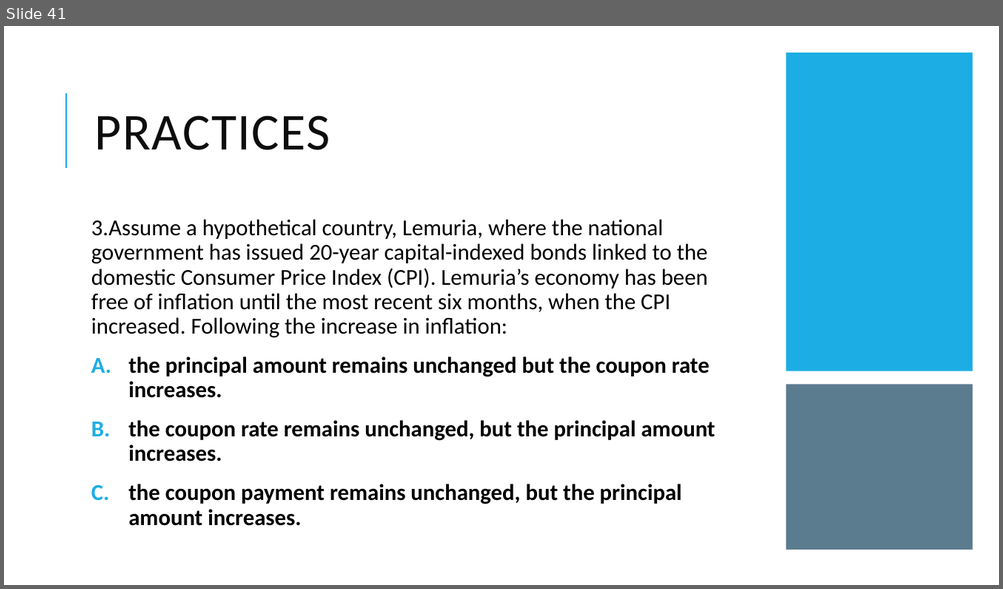
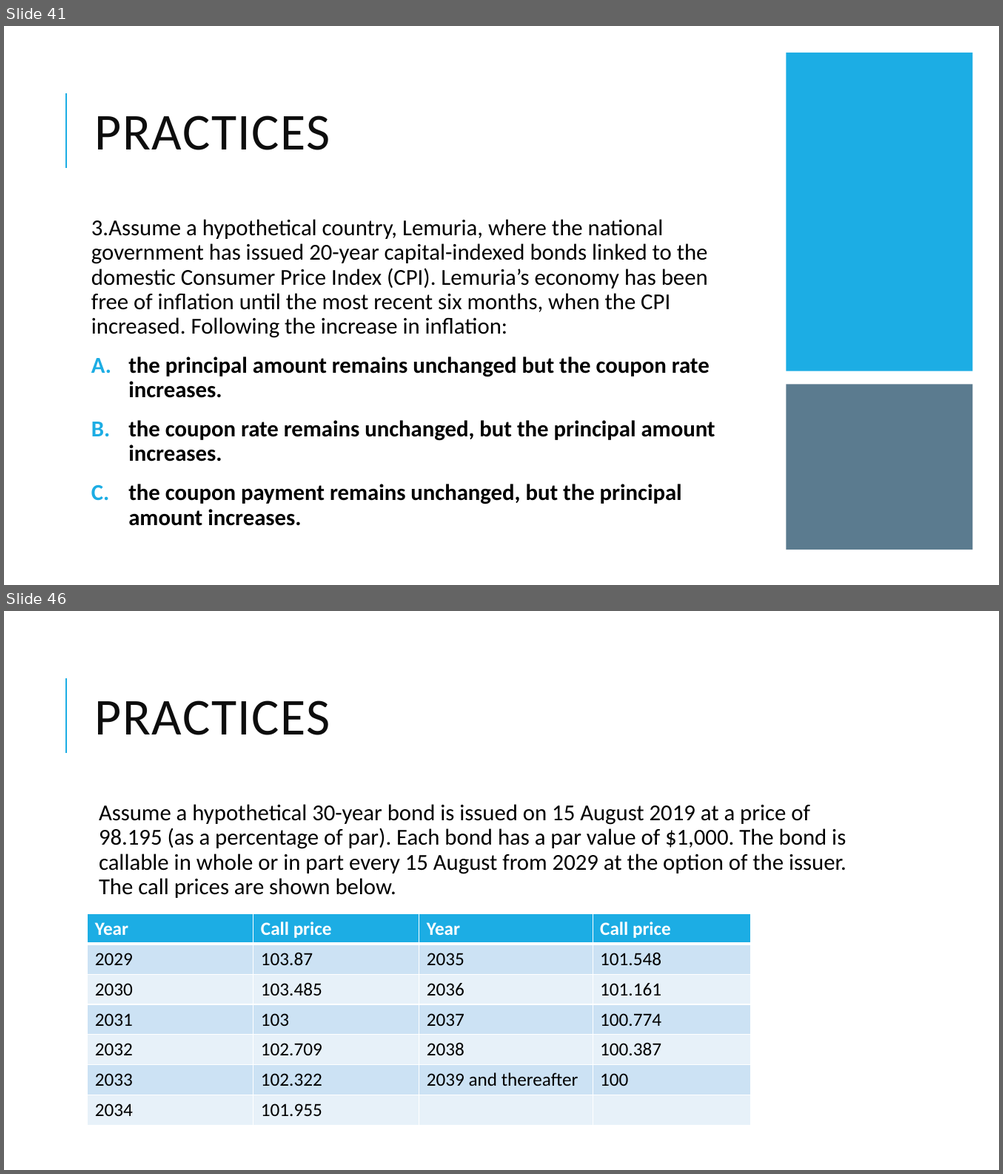
Before and after one commit to Isco0530/data, a slide deck: Fixed Income.pptx. Shown one above the other, each under a label of ours: slide 41 before the commit, slides 41 and 46 after it; the slides between them are not shown. The pictures are 1003x589 and 1003x1174 pixels, drawn with LibreOffice and Linux fonts; fonts in the diff are those of the drawing. Boxes give left, top, right and bottom in pixels: in the first picture for what was removed or moved away, otherwise in the second. Text is boxed around its words. In the diff, an @@ line names an element or a change of style, - is before the commit and + after.

```diff
--- a/Fixed Income.pptx
+++ b/Fixed Income.pptx
@@ slide 46 added at [4,611,999,1170], background #FFFFFF; not listed: 1 template element that a slide beside it also shows @@
@@ title added at [95,701,330,735], 50 pt, text #0D0D0D @@
+PRACTICES
@@ text added at [99,804,846,898], 22 pt, text #000000 @@
+  Assume a hypothetical 30-year bond is issued on 15 August 2019 at a price of 98.195 (as a percentage of par). Each bond has a par value of $1,000. The bond is callable in whole or in part every 15 August from 2029 at the option of the issuer. The call prices are shown below.
@@ table added at [88,914,750,1126], 7 rows, 4 columns @@
+Year | Call price | Year | Call price
+2029 | 103.87 | 2035 | 101.548
+2030 | 103.485 | 2036 | 101.161
+2031 | 103 | 2037 | 100.774
+2032 | 102.709 | 2038 | 100.387
+2033 | 102.322 | 2039 and thereafter | 100
+2034 | 101.955 |  | 
```
Also in this commit, not shown: 6 other slides added.
